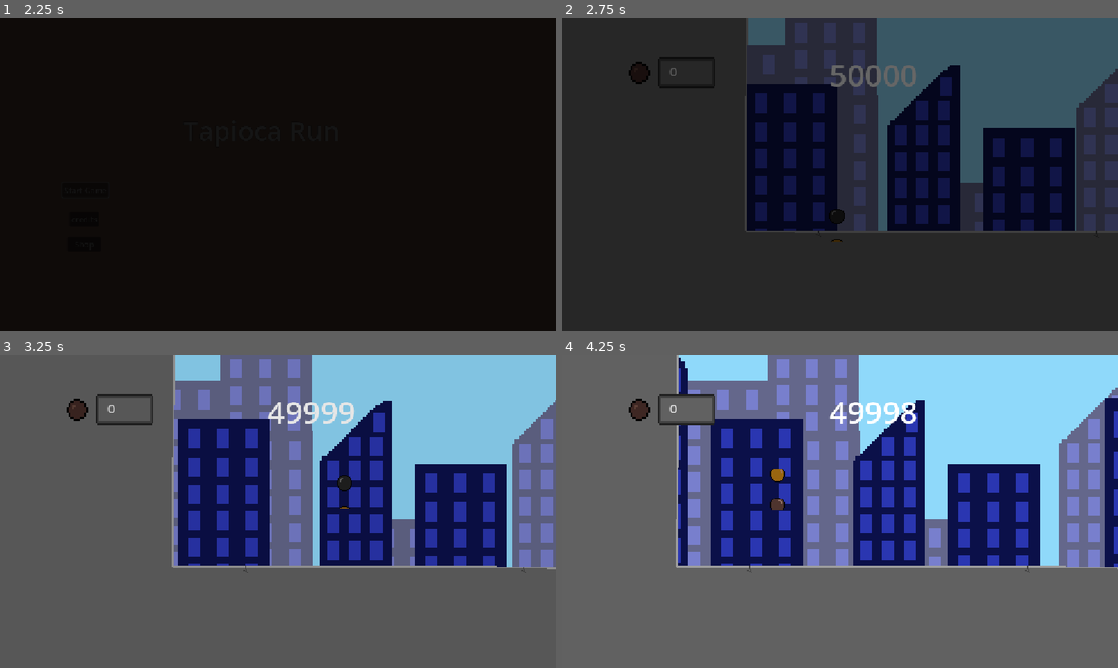
Above: before the commit, frames 1-4 (two rows, left to right).
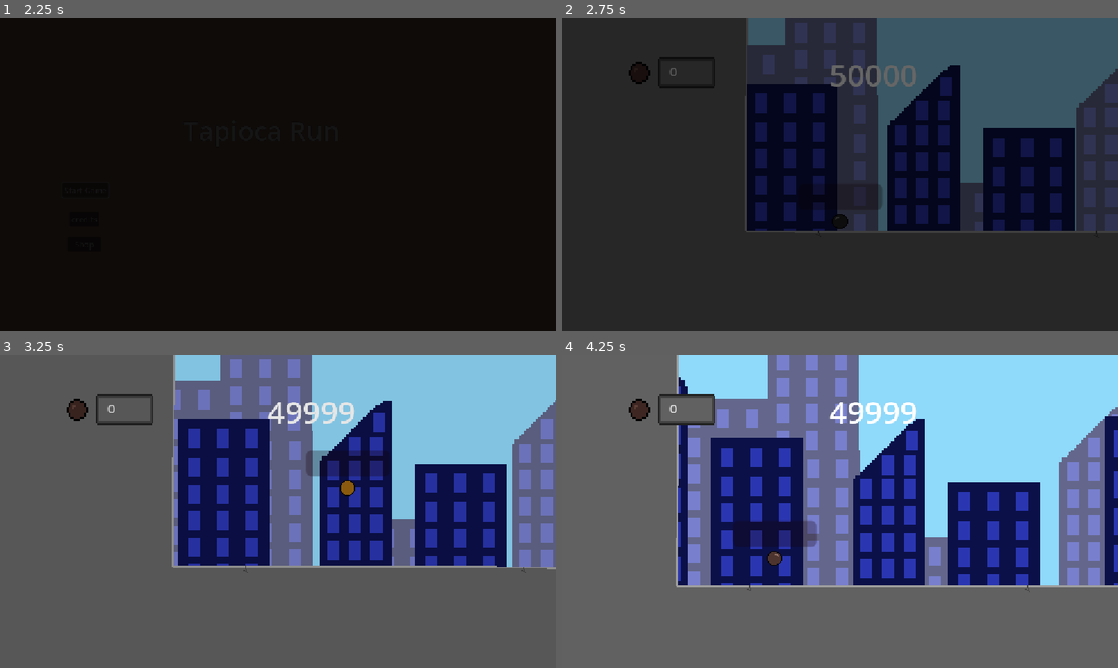
Above: after the commit, the same moments.

Repository: Adi-Ari-17/tapioca-run
Game: Godot game, scene res://scenes/main.tscn
Same seed, same stepped clock (60 frames per second), same inputs: the game is played once before the commit and once after it.
Inputs:
- Up to frame 1 (2.25 s): click "Start Game" at 0.5 s; click "Start Game" at 1.25 s; hold Right (right) from 2.03 s (still down); hold Up (up) from 2.03 s (still down); tap I (interact, bound only after the commit) at 2.1 s
- Up to frame 2 (2.75 s): keep holding Right (right); keep holding Up (up)
- Up to frame 3 (3.25 s): keep holding Right (right); release Up (up) at 2.78 s; tap Up (up) at 2.85, 3.02 s; tap I (interact, bound only after the commit) at 3.05 s
- Up to frame 4 (4.25 s): tap Up (up) at 3.32 s; release Right (right) at 3.53 s; hold Left (left) from 3.53 s (still down); hold Up (up) from 3.53 s (still down); tap I (interact, bound only after the commit) at 3.6 s

Frame 1 is identical in both runs. In frame 2, 0.1% of the frame differs, in the area x 48-58%, y 53-72%; in frame 3, 0.8%; in frame 4, 19%, in the area x 20-100%, y 0-76%.

Commit message:
fixing image thingy

Diff:
--- a/tapioca-run/project.godot
+++ b/tapioca-run/project.godot
@@ -55,6 +55,11 @@
 , Object(InputEventKey,"resource_local_to_scene":false,"resource_name":"","device":-1,"window_id":0,"alt_pressed":false …(183 unchanged characters)…
 ]
 }
+interact={
+"deadzone": 0.2,
+"events": [Object(InputEventKey,"resource_local_to_scene":false,"resource_name":"","device":-1,"window_id":0,"alt_pressed":false,"shift_pressed":false,"ctrl_pressed":false,"meta_pressed":false,"pressed":false,"keycode":0,"physical_keycode":73,"key_label":0,"unicode":105,"location":0,"echo":false,"script":null)
+]
+}
 
 [physics]
 
--- a/tapioca-run/scenes/player.tscn
+++ b/tapioca-run/scenes/player.tscn
@@ -241,8 +241,8 @@
 z_index = 10
 position = Vector2(0, -8)
 texture = ExtResource("2_g2els")
-hframes = 5
-vframes = 9
+hframes = 6
+vframes = 12
 
 [node name="AnimationPlayer" type="AnimationPlayer" parent="." unique_id=1464659142]
 libraries/ = SubResource("AnimationLibrary_qhqgy")
@@ -278,5 +278,16 @@
 explosiveness = 0.75
 process_material = SubResource("ParticleProcessMaterial_4nkto")
 
+[node name="ProgressBar" type="ProgressBar" parent="." unique_id=388964357]
+modulate = Color(0.8836062, 0, 0.2988683, 1)
+z_index = 30
+offset_left = -43.0
+offset_top = -47.0
+offset_right = 44.0
+offset_bottom = -20.0
+mouse_filter = 1
+max_value = 2.0
+show_percentage = false
+
 [connection signal="animation_finished" from="AnimationPlayer" to="." method="_on_animation_finished"]
 [connection signal="area_entered" from="Hurtbox" to="." method="_on_hurbox_entered"]
--- a/tapioca-run/scripts/player.gd
+++ b/tapioca-run/scripts/player.gd
@@ -1,53 +1,98 @@
 extends CharacterBody2D
 
-var state: String = "normal"
 const SPEED = 200.0
 var touched_floor = true
+var can_double_jump = false
+var wall_cooldown_timer: float = 0.0
+const WALL_COOLDOWN_DURATION: float = 2.0
+
 @onready var animation_player: AnimationPlayer = $AnimationPlayer
 @onready var hitfx: GPUParticles2D = $HitFX/GPUParticles2D
+@onready var wall_progress_bar: ProgressBar = $ProgressBar
 
 func _ready() -> void:
-	if state == "normal":
+	update_animation()
+
+func _physics_process(delta: float) -> void:
+	if wall_cooldown_timer > 0:
+		wall_cooldown_timer -= delta
+	if wall_progress_bar:
+		wall_progress_bar.value = wall_cooldown_timer
+	if not is_on_floor():
+		velocity += get_gravity() * delta
+	else:
+		can_double_jump = true
+	if GameManager.controls_allowed == true:
+		var direction := Input.get_axis("left", "right")
+		var touching_wall = not is_on_floor() and is_on_wall() and GameManager.player_state == "sugar"
+		if touching_wall and wall_cooldown_timer <= 0:
+			wall_cooldown_timer = WALL_COOLDOWN_DURATION
+		var is_wall_active = touching_wall and wall_cooldown_timer > 0
+		if is_wall_active:
+			if Input.is_action_pressed("up"):
+				velocity.y = -150.0
+			elif Input.is_action_pressed("down"):
+				velocity.y = 150.0
+			else:
+				velocity.y = min(velocity.y, 40.0)
+			if direction != 0:
+				velocity.x = direction * SPEED
+				$Sprite2D.flip_h = (direction < 0)
+			else:
+				velocity.x = move_toward(velocity.x, 0, SPEED)
+		else:
+			if direction:
+				velocity.x = direction * SPEED
+				$Sprite2D.flip_h = (direction < 0)
+			else:
+				velocity.x = move_toward(velocity.x, 0, SPEED)
+		if is_on_floor() and touched_floor:
+			play_bounce_animation()
+			if GameManager.player_state == "sugar":
+				velocity.y = -250.0
+				GameManager.countdown -= 1
+			else:
+				GameManager.countdown -= 1
+				velocity.y = -325.0
+		if Input.is_action_just_pressed("up") and not is_on_floor() and not is_wall_active:
+			if GameManager.player_state == "pop" and can_double_jump:
+				velocity.y = -280.0
+				can_double_jump = false
+		if Input.is_action_just_pressed("interact"):
+			cycle_state()
+	move_and_slide()
+
+func cycle_state() -> void:
+	if GameManager.player_state == "normal":
+		GameManager.player_state = "pop"
+	elif GameManager.player_state == "pop":
+		GameManager.player_state = "sugar"
+	elif GameManager.player_state == "sugar":
+		GameManager.player_state = "normal"
+	update_animation()
+
+func update_animation() -> void:
+	if GameManager.player_state == "normal":
 		animation_player.play("idle-normal")
-	elif state == "pop":
+	elif GameManager.player_state == "pop":
 		animation_player.play("idle-pop")
-	elif state == "sugar":
+	elif GameManager.player_state == "sugar":
 		animation_player.play("idle-sugar")
 
-func _physics_process(delta: float) -> void:
-	if not is_on_floor():
-		velocity += get_gravity() * delta
-	if GameManager.controls_allowed == true:
-		var direction := Input.get_axis("left", "right")
-		if direction:
-			velocity.x = direction * SPEED
-			$Sprite2D.flip_h = (direction < 0)
-		else:
-			velocity.x = move_toward(velocity.x, 0, SPEED)
-		if is_on_floor() and touched_floor:
-			if state == "normal":
-				animation_player.play("down-bounce-normal")
-			elif state == "pop":
-				animation_player.play("down-bounce-pop")
-			elif state == "sugar":
-				animation_player.play("down-bounce-sugar")
-			GameManager.countdown -= 1
-			velocity.y = -325.0
-		if Input.is_action_just_pressed("up"):
-			if state == "normal":
-				state = "pop"
-			elif state == "pop":
-				state = "sugar"
-			elif state == "sugar":
-				state = "normal"
-	move_and_slide()
+func play_bounce_animation() -> void:
+	if GameManager.player_state == "normal":
+		animation_player.play("down-bounce-normal")
+	elif GameManager.player_state == "pop":
+		animation_player.play("down-bounce-pop")
+	elif GameManager.player_state == "sugar":
+		animation_player.play("down-bounce-sugar")
 
 func _on_animation_finished(anim_name: StringName) -> void:
 	if anim_name == "down-bounce-normal":
 		animation_player.play("idle-normal")
-	if anim_name == "dowm-bounce_pop":
+	elif anim_name == "down-bounce-pop" or anim_name == "dowm-bounce_pop":
 		animation_player.play("idle-pop")
-	if anim_name == "down-bounce-sugar":
+	elif anim_name == "down-bounce-sugar":
 		animation_player.play("idle-sugar")
 
 func _on_hurbox_entered(area: Area2D) -> void:
